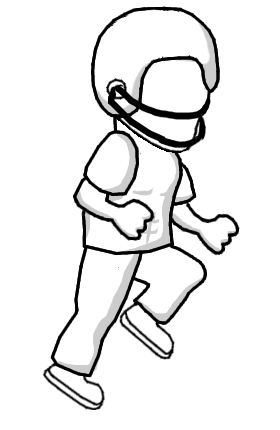
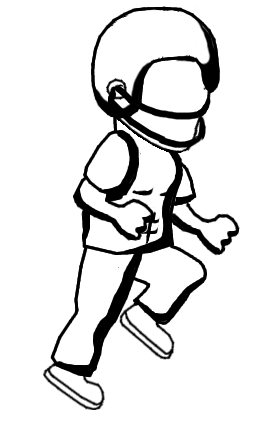
Before/after of a 280 x 430 layered artwork. What changed in the layer stack:
"SHADES": opacity 20% → 100% over [55, 6, 239, 374]
